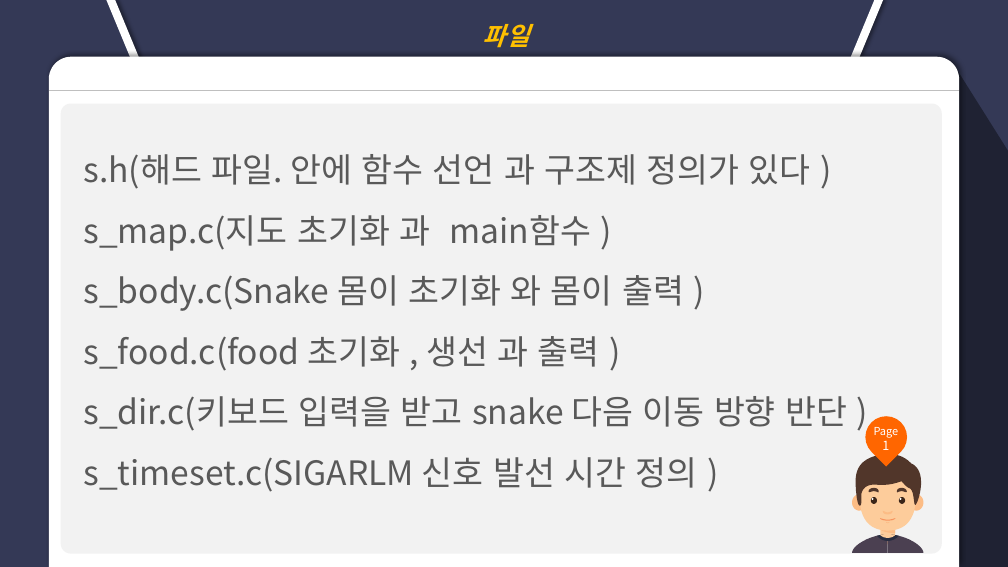
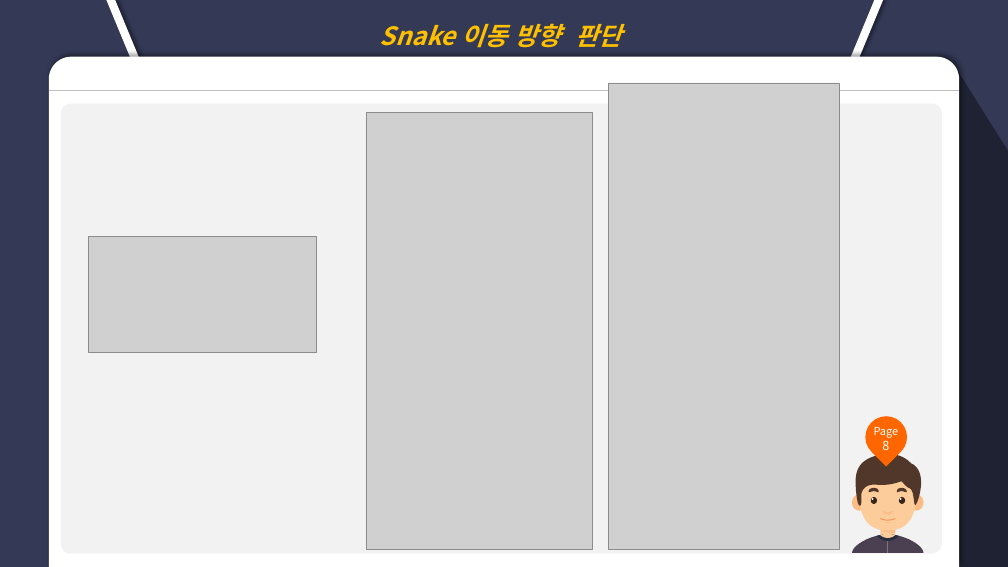
Before and after one commit to chenzijian0/Linux_SnakeGame, a slide deck: slide 15 of Snake_game.pptx (slide 7 before the commit). Drawn at 1008x567 pixels with LibreOffice and Linux fonts; fonts in the diff are those of the drawing; grey boxes stand for pictures. Boxes give left, top, right and bottom in pixels: in the first picture for what was removed or moved away, otherwise in the second. Text is boxed around its words. In the diff, an @@ line names an element or a change of style, - is before the commit and + after.

```diff
--- a/Snake_game.pptx
+++ b/Snake_game.pptx
@@ text at bbox=[379, 23, 621, 48]: text changed @@
-파일
+Snake 이동 방향 판단
@@ picture added at bbox=[609, 83, 839, 550] @@
@@ picture added at bbox=[366, 113, 592, 550] @@
@@ text removed at bbox=[83, 154, 847, 492] @@
-s.h(해드 파일. 안에 함수 선언 과 구조제 정의가 있다 )
-s_map.c(지도 초기화 과 main함수 )
-s_body.c(Snake 몸이 초기화 와 몸이 출력 )
-s_food.c(food 초기화 , 생선 과 출력 )
-s_dir.c(키보드 입력을 받고 snake 다음 이동 방향 반단 )
-s_timeset.c(SIGARLM 신호 발선 시간 정의 )
@@ picture added at bbox=[89, 236, 317, 352] @@
@@ text at bbox=[882, 437, 889, 450]: text changed @@
-1
+8
```
Also in this commit, not shown: 8 other slides changed, 3 slides added, 5 other files.
